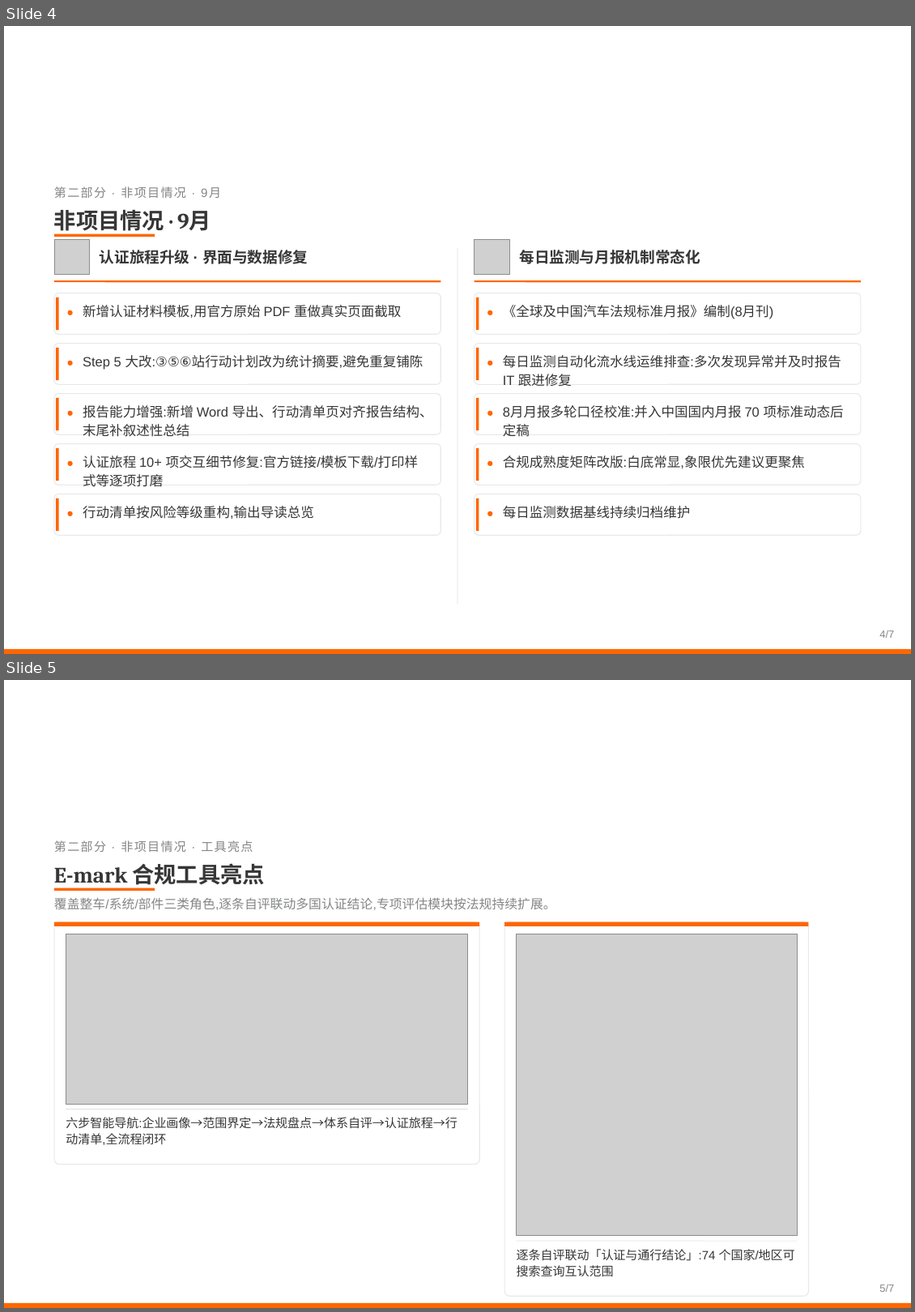
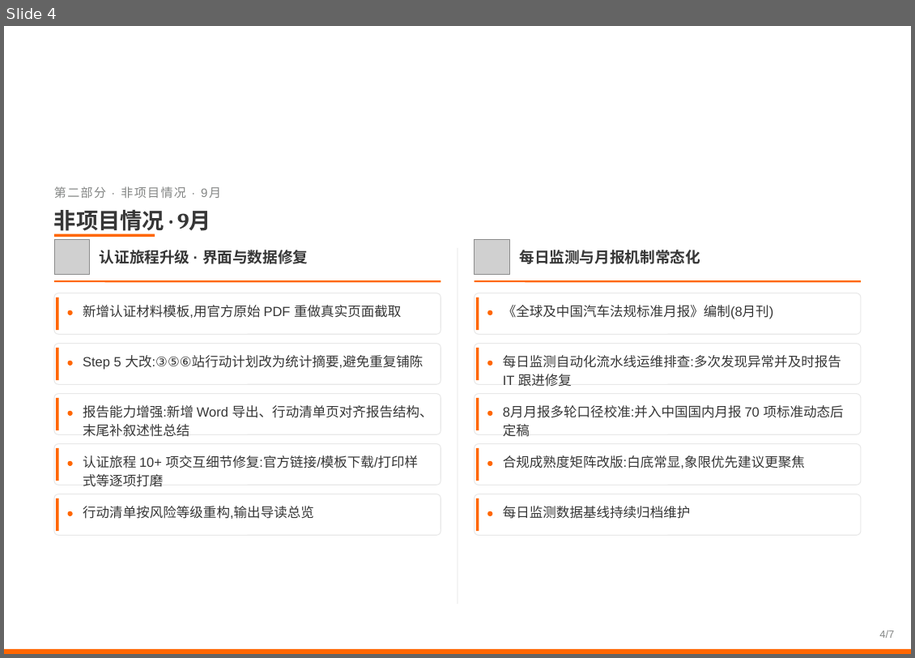
Before and after one commit to zhenghannah1228-boop/Auto-Reg-Monitor, a slide deck: 2026年8-9月工作汇报.pptx. Shown one above the other, each under a label of ours: slides 4 and 5 before the commit, slide 4 after it. The pictures are 915x1312 and 915x658 pixels, drawn with LibreOffice and Linux fonts; fonts in the diff are those of the drawing; grey boxes stand for pictures; background and template pictures are left out. Boxes give left, top, right and bottom in pixels: in the first picture for what was removed or moved away, otherwise in the second. Text is boxed around its words. In the diff, an @@ line names an element or a change of style, - is before the commit and + after.

```diff
--- a/2026年8-9月工作汇报.pptx
+++ b/2026年8-9月工作汇报.pptx
@@ slide 5 removed at (4,680,911,1308), background picture (left out) @@
@@ text removed at (54,840,253,852) @@
-第二部分 · 非项目情况 · 工具亮点
@@ text removed at (54,863,264,888) @@
-E-mark 合规工具亮点
@@ line removed from (54, 890) to (155, 890) @@
@@ text removed at (54,898,556,910) @@
-覆盖整车/系统/部件三类角色,逐条自评联动多国认证结论,专项评估模块按法规持续扩展。
@@ rounded rectangle removed at (54,922,479,1164) @@
@@ rectangle removed at (54,922,479,926) @@
@@ rounded rectangle removed at (505,922,809,1296) @@
@@ rectangle removed at (505,922,809,926) @@
@@ picture removed at (66,934,468,1104) @@
@@ picture removed at (517,934,797,1236) @@
@@ text removed at (66,1117,457,1145) @@
-六步智能导航:企业画像→范围界定→法规盘点→体系自评→认证旅程→行动清单,全流程闭环
@@ line removed from (66, 1108) to (468, 1108) @@
@@ line removed from (517, 1241) to (797, 1241) @@
@@ text removed at (517,1249,795,1276) @@
-逐条自评联动「认证与通行结论」:74 个国家/地区可搜索查询互认范围
@@ text removed at (880,1283,894,1292) @@
-5/7
@@ rectangle removed at (4,1303,911,1308) @@
```
Also in this commit, not shown: 1 slide added.
